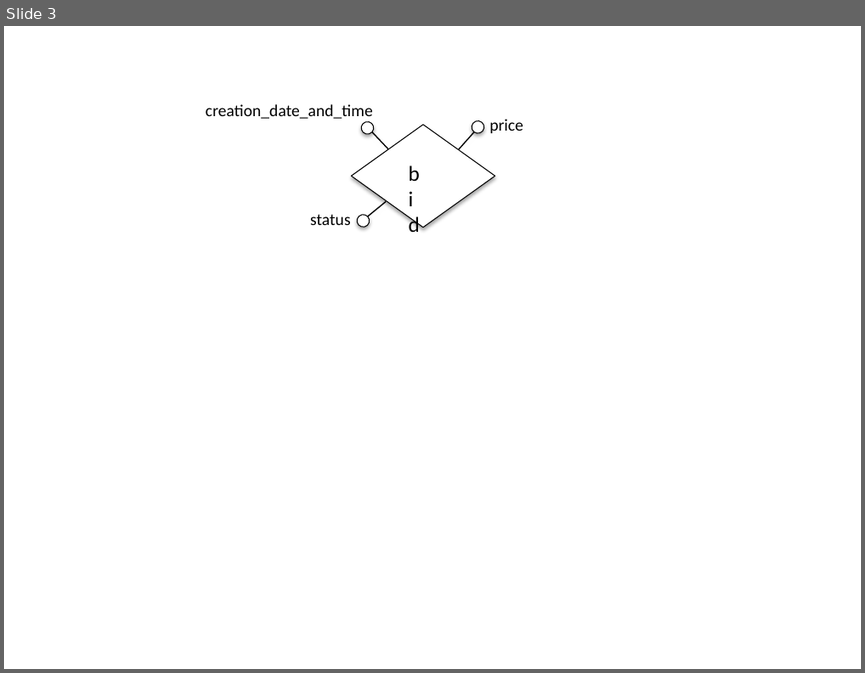
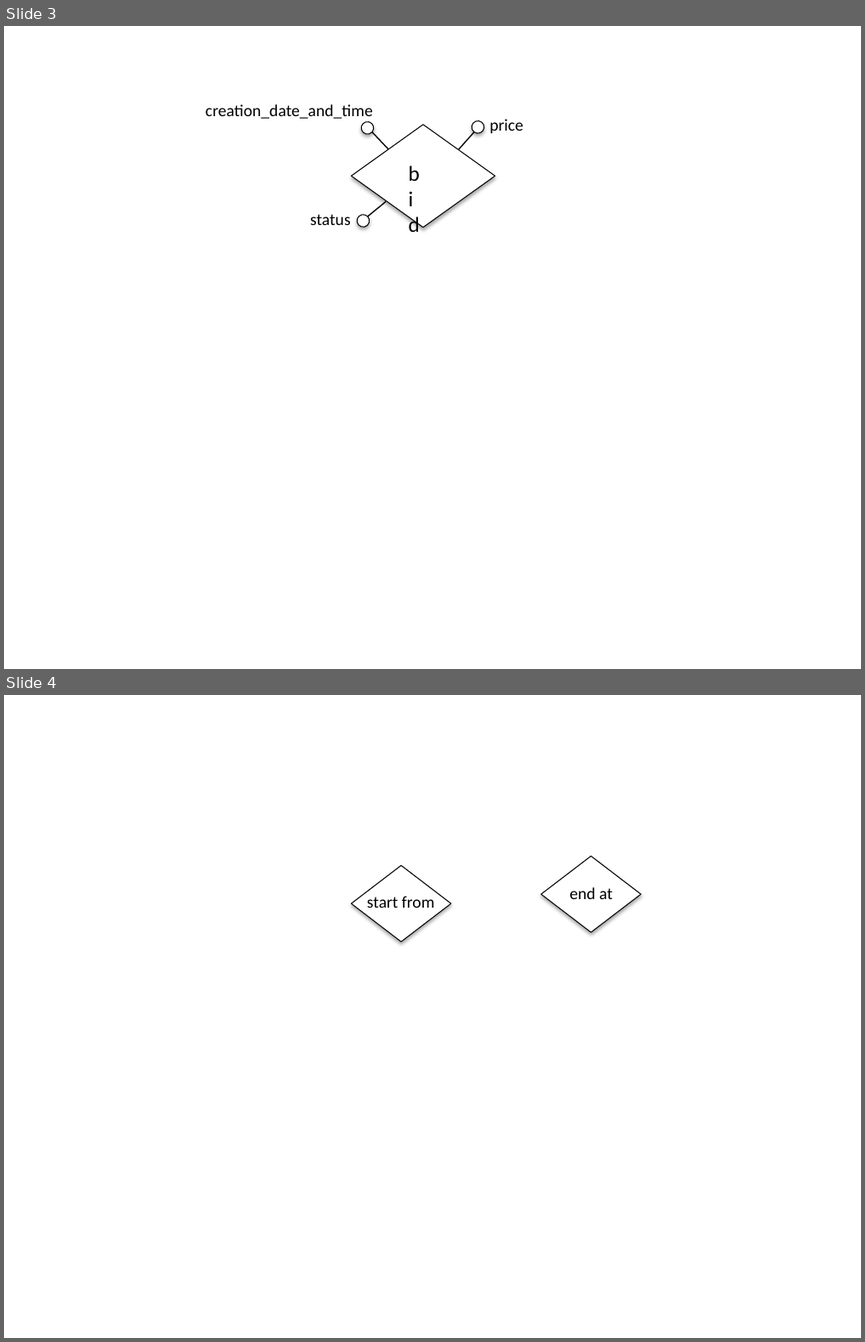
Before and after one commit to jonathantjm/carpool, a slide deck: ER Diagram.pptx. Shown one above the other, each under a label of ours: slide 3 before the commit, slides 3 and 4 after it. The pictures are 865x673 and 865x1342 pixels, drawn with LibreOffice and Linux fonts; fonts in the diff are those of the drawing. Boxes give left, top, right and bottom in pixels: in the first picture for what was removed or moved away, otherwise in the second. Text is boxed around its words. In the diff, an @@ line names an element or a change of style, - is before the commit and + after.

```diff
--- a/ER Diagram.pptx
+++ b/ER Diagram.pptx
@@ slide 4 added at [4,695,861,1338], background #FFFFFF @@
@@ diamond added at [351,866,450,941], fill #FFFFFF, outline #000000 0.75 pt @@
@@ diamond added at [541,857,641,932], fill #FFFFFF, outline #000000 0.75 pt @@
@@ text added at [367,896,435,907], 14 pt, text #000000 @@
+start from
@@ text added at [569,887,613,899], 14 pt, text #000000 @@
+end at
```
Also in this commit, not shown: 1 slide changed, 2 other slides added, 1 slide removed.
